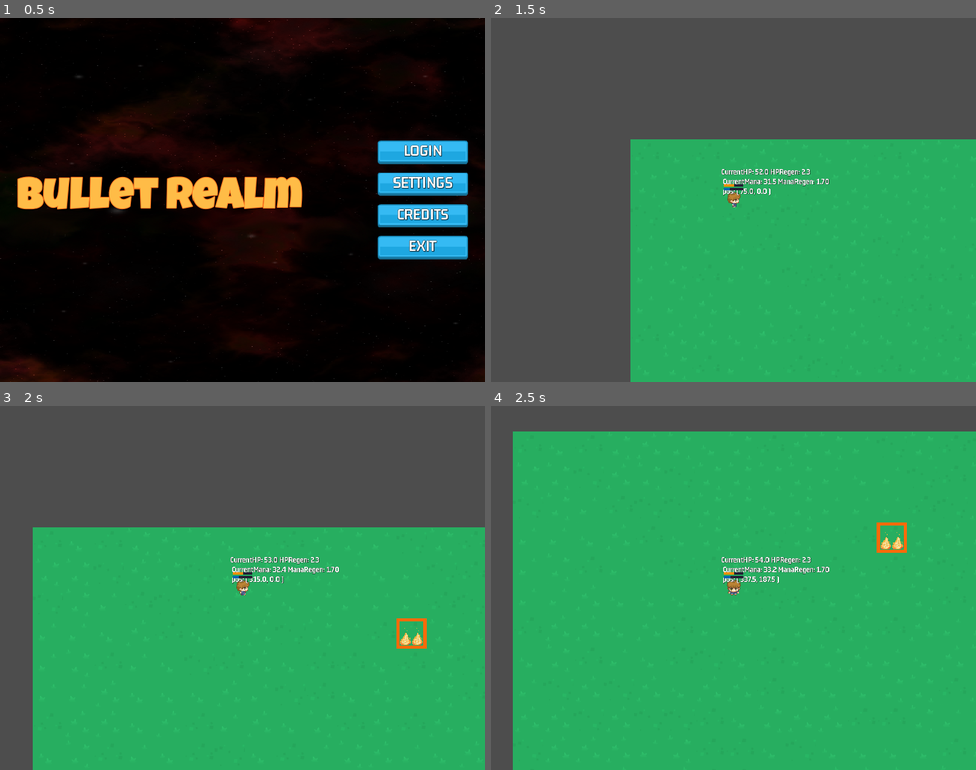
Above: before the commit, frames 1-4 (two rows, left to right).
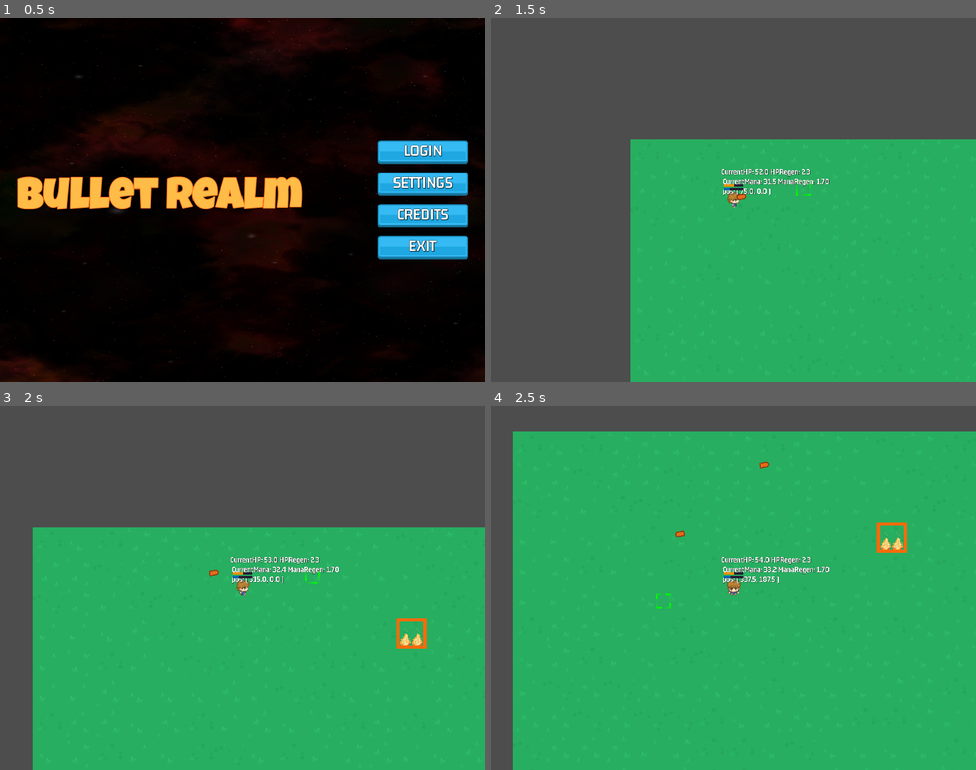
Above: after the commit, the same moments.

Repository: HelloImKevo/GodotGames
Game: Godot game, scene res://main_login/main_login.tscn
Two runs of this game, one before a commit and one after it. Both use one fixed random seed, a clock stepped at 60 frames per second and the inputs below.
Inputs (mouse positions are in pixels of both pictures, inside the frame that each line leads up to):
- Up to frame 1 (0.5 s): no input
- Up to frame 2 (1.5 s): click "LOGIN" at 0.5 s; tap Enter at 1.25 s; move the mouse to (840, 181) at 1.27 s; hold D (move_right) from 1.28 s (still down); click (840, 181) at 1.42 s
- Up to frame 3 (2 s): keep holding D (move_right)
- Up to frame 4 (2.5 s): move the mouse to (636, 606) at 2.02 s; release D (move_right) at 2.03 s; hold S (move_down) from 2.03 s (still down); click (636, 606) at 2.17 s

Frame 1 is identical in both runs. In frame 2, less than 0.1% of the frame differs, in the area x 50-66%, y 44-50%; in frame 3, less than 0.1%; in frame 4, 0.1%, in the area x 34-85%, y 15-56%.

Commit message:
[Bullet] Add on-screen Cursor Reticle and Shoot Bullets when Mouse Left clicked

Diff:
--- /dev/null
+++ b/BulletRealm/attacks/bullet.gd
@@ -0,0 +1,59 @@
+class_name Bullet
+extends Area2D
+
+
+## This might be too costly for performance.
+const BOOM: PackedScene = preload("res://graphics/explosion.tscn")
+
+@onready var sprite = $Sprite
+
+## How long until this projectile fades away and is destroyed. Should generally
+## be less than 4 seconds.
+@onready var lifespan_timer: Timer = $LifespanTimer
+
+## Normalized Vector between -1.0 and 1.0
+var _dir_of_travel: Vector2 = Vector2.ZERO
+## The initial target this projectile is aimed at. The projectile
+## will continue traveling through the target position.
+var _target_position: Vector2 = Vector2.ZERO
+## How fast this projectile moves, in pixels per second.
+var _speed: float
+## How long this projectile stays alive, in seconds.
+var _lifespan: float
+
+var _fade_away: Tween
+
+
+func init(start_pos: Vector2, target: Vector2, speed: float, lifespan: float):
+	_target_position = target
+	_dir_of_travel = start_pos.direction_to(target)
+	_speed = speed
+	_lifespan = lifespan
+	global_position = start_pos
+
+
+func _ready():
+	look_at(_target_position)
+	lifespan_timer.wait_time = _lifespan
+	lifespan_timer.start()
+
+
+func _process(delta):
+	position += _dir_of_travel * _speed * delta
+
+
+func create_boom() -> void:
+	var boom = BOOM.instantiate()
+	boom.global_position = global_position
+	get_tree().root.add_child(boom)
+	queue_free()
+
+
+func _on_lifespan_timer_timeout():
+	_fade_away = TweenUtils.tween_fade_away(sprite, 0.3)
+	_fade_away.connect("finished", _on_fade_away_finished)
+
+
+func _on_fade_away_finished() -> void:
+	set_process(false)
+	queue_free()
--- /dev/null
+++ b/BulletRealm/attacks/bullet.tscn
@@ -0,0 +1,26 @@
+[gd_scene load_steps=4 format=3 uid="uid://bid6vpo6tone0"]
+
+[ext_resource type="Script" path="res://attacks/bullet.gd" id="1_i2j5d"]
+[ext_resource type="Texture2D" uid="uid://poydrl2du8ct" path="res://assets/images/bullet_red_outline.png" id="1_lebrc"]
+
+[sub_resource type="RectangleShape2D" id="RectangleShape2D_2mtg8"]
+size = Vector2(10, 19)
+
+[node name="Bullet" type="Area2D"]
+z_index = 1
+script = ExtResource("1_i2j5d")
+
+[node name="Sprite" type="Sprite2D" parent="."]
+rotation = 1.5708
+scale = Vector2(0.6, 0.6)
+texture = ExtResource("1_lebrc")
+
+[node name="CollisionShape" type="CollisionShape2D" parent="."]
+position = Vector2(-0.5, -2.18557e-08)
+rotation = 1.5708
+shape = SubResource("RectangleShape2D_2mtg8")
+
+[node name="LifespanTimer" type="Timer" parent="."]
+one_shot = true
+
+[connection signal="timeout" from="LifespanTimer" to="." method="_on_lifespan_timer_timeout"]
--- a/BulletRealm/core/attributes.gd
+++ b/BulletRealm/core/attributes.gd
@@ -25,6 +25,16 @@
 const HP_REGEN: String = "HPRegen"
 const MANA_REGEN: String = "ManaRegen"
 
+# -- Utility Stats
+
+## Run speed as a percentage. 1.0 = 100%, and 2.0 = 200% run speed.
+const RUN_SPEED_MULTIPLIER: String = "RunSpeedMultiplier"
+const CURSOR_RANGE: String = "CursorRange"
+## Minimum time between standard attacks. 0.25 is a very fast attack speed!
+const ATTACK_DELAY: String = "AttackDelay"
+## How fast standard projectiles travel.
+const PROJECTILE_SPEED: String = "ProjectileSpeed"
+
 var _stats: Dictionary = {
 	# Integers
 	LEVEL: 0,
@@ -42,10 +52,14 @@
 	MAX_HP: 0.0,
 	CURRENT_MANA: 0.0,
 	MAX_MANA: 0.0,
-	"RunSpeed": 0.0,
 	HP_REGEN: 0.0,
 	MANA_REGEN: 0.0,
-	"CursorRange": 0.0
+
+	# Utility Stats
+	RUN_SPEED_MULTIPLIER: 2.0,
+	CURSOR_RANGE: 150.0,
+	ATTACK_DELAY: 0.25,
+	PROJECTILE_SPEED: 400.0
 }
 
 
@@ -88,6 +102,18 @@
 	return stat(CURRENT_MANA)
 
 
+func cursor_range() -> float:
+	return stat(CURSOR_RANGE)
+
+
+func attack_delay() -> float:
+	return stat(ATTACK_DELAY)
+
+
+func projectile_speed() -> float:
+	return stat(PROJECTILE_SPEED)
+
+
 ## Gets the current value for the specified stat [key].
 func stat(key: String) -> Variant:
 	return _stats[key]
--- /dev/null
+++ b/BulletRealm/gui/player_cursor.tscn
@@ -0,0 +1,43 @@
+[gd_scene load_steps=7 format=3 uid="uid://dh8wjud3ox4e7"]
+
+[ext_resource type="Texture2D" uid="uid://mhkue7f6tg30" path="res://assets/spritesheets/gui/cursor_target_square.png" id="1_wxvjr"]
+
+[sub_resource type="AtlasTexture" id="AtlasTexture_vbgih"]
+atlas = ExtResource("1_wxvjr")
+region = Rect2(0, 0, 32, 32)
+
+[sub_resource type="AtlasTexture" id="AtlasTexture_icb21"]
+atlas = ExtResource("1_wxvjr")
+region = Rect2(32, 0, 32, 32)
+
+[sub_resource type="AtlasTexture" id="AtlasTexture_5wx7o"]
+atlas = ExtResource("1_wxvjr")
+region = Rect2(64, 0, 32, 32)
+
+[sub_resource type="AtlasTexture" id="AtlasTexture_58vou"]
+atlas = ExtResource("1_wxvjr")
+region = Rect2(96, 0, 32, 32)
+
+[sub_resource type="SpriteFrames" id="SpriteFrames_rhnd1"]
+animations = [{
+"frames": [{
+"duration": 1.0,
+"texture": SubResource("AtlasTexture_vbgih")
+}, {
+"duration": 1.0,
+"texture": SubResource("AtlasTexture_icb21")
+}, {
+"duration": 1.0,
+"texture": SubResource("AtlasTexture_5wx7o")
+}, {
+"duration": 1.0,
+"texture": SubResource("AtlasTexture_58vou")
+}],
+"loop": true,
+"name": &"default",
+"speed": 5.0
+}]
+
+[node name="PlayerCursor" type="AnimatedSprite2D"]
+sprite_frames = SubResource("SpriteFrames_rhnd1")
+autoplay = "default"
--- a/BulletRealm/hazards/hazard.tscn
+++ b/BulletRealm/hazards/hazard.tscn
@@ -34,14 +34,14 @@
 }]
 
 [sub_resource type="CircleShape2D" id="CircleShape2D_nmur3"]
-radius = 9.0
+radius = 11.0
 
 [node name="Hazard" type="Area2D" groups=["hazard"]]
 collision_layer = 16
 script = ExtResource("1_hnev1")
 
 [node name="AnimatedSprite" type="AnimatedSprite2D" parent="."]
-position = Vector2(4, -2)
+position = Vector2(4, -1)
 scale = Vector2(1.5, 1.5)
 sprite_frames = SubResource("SpriteFrames_imbwo")
 animation = &"idle"
--- a/BulletRealm/player/player.gd
+++ b/BulletRealm/player/player.gd
@@ -3,6 +3,8 @@
 ## Player : Character controlled by the user.
 
 
+const BULLET: PackedScene = preload("res://attacks/bullet.tscn")
+
 const MOTION_SPEED: float = 450.0
 const BOMB_RATE = 0.5
 
@@ -14,12 +16,16 @@
 @onready var status_effects: StatusEffects = $StatusEffects
 
 @onready var animation = $Animation
+
+@onready var cursor = $Cursor
 @onready var health_bar = $HealthBar
 @onready var mana_bar = $ManaBar
+
 @onready var inputs = $Inputs
 var last_bomb_time = BOMB_RATE
 var current_anim = ""
 
+var _time_since_last_attack: float = 0.0
 var _last_input_velocity: Vector2 = Vector2.ZERO
 
 
@@ -41,10 +47,17 @@
 
 
 func _process(delta):
+	_update_delta_tracking(delta)
+	_move_cursor_to_mouse()
+	_handle_local_input()
 	_update_debug_label()
 	_apply_damage_over_time_effects(delta)
 	_apply_regen(delta)
 	_update_resource_bars()
+
+
+func _update_delta_tracking(delta) -> void:
+	_time_since_last_attack += delta
 
 
 func _apply_damage_over_time_effects(delta) -> void:
@@ -132,6 +145,36 @@
 	animation.play("stunned")
 
 
+# Note: This is currently not synchronized for multiplayer.
+func _handle_local_input() -> void:
+	if Input.is_mouse_button_pressed(MOUSE_BUTTON_LEFT):
+		if _time_since_last_attack >= attrs.attack_delay():
+			_shoot_bullet()
+
+
+func _move_cursor_to_mouse() -> void:
+	var my_pos: Vector2 = global_position
+	var cursor_weight_range = VectorUtils.get_max_cursor_range_weight(self, attrs.cursor_range())
+
+	if cursor_weight_range >= 1.0:
+		cursor.global_position = get_global_mouse_position()
+	else:
+		cursor.global_position = my_pos.lerp(get_global_mouse_position(), cursor_weight_range)
+
+
+func _shoot_bullet() -> void:
+	_time_since_last_attack = 0.0
+	var bullet: Bullet = BULLET.instantiate()
+	# This calculates a point in "front" of the player, which is a normalized vector
+	# from global coordinates (0, 0).
+	var start_pos = global_position.direction_to(cursor.global_position).normalized() * 25.0
+	# Move the vector to a point relative to the player's location.
+	start_pos += self.global_position
+	bullet.init(start_pos, cursor.global_position, 300.0, 1.2)
+	# Consider playing a quick sound effect.
+	get_node("Projectiles").add_child(bullet)
+
+
 func _on_hitbox_area_entered(area):
 	AreaUtils.add_status_effect_if_necessary(area, status_effects)
 
--- a/BulletRealm/player/player.tscn
+++ b/BulletRealm/player/player.tscn
@@ -1,7 +1,8 @@
-[gd_scene load_steps=17 format=3 uid="uid://d1a6tjiyjwtbe"]
+[gd_scene load_steps=18 format=3 uid="uid://d1a6tjiyjwtbe"]
 
 [ext_resource type="Script" path="res://player/player.gd" id="1_hfdu0"]
 [ext_resource type="Texture2D" uid="uid://b4umbmf60lmaf" path="res://assets/spritesheets/charwalk.png" id="2_uu735"]
+[ext_resource type="PackedScene" uid="uid://dh8wjud3ox4e7" path="res://gui/player_cursor.tscn" id="3_8bq64"]
 [ext_resource type="Script" path="res://player/player_controls.gd" id="3_lpflv"]
 [ext_resource type="LabelSettings" uid="uid://brur7ffhebkw5" path="res://assets/fonts/GM_34_White.tres" id="3_okag8"]
 [ext_resource type="PackedScene" uid="uid://mfmsre4vrt1g" path="res://core/attributes.tscn" id="4_77i1n"]
@@ -11,7 +12,7 @@
 [sub_resource type="RectangleShape2D" id="RectangleShape2D_6lf2o"]
 
 [sub_resource type="CircleShape2D" id="CircleShape2D_87c88"]
-radius = 15.0
+radius = 13.0
 
 [sub_resource type="Animation" id="Animation_if6r3"]
 length = 0.001
@@ -135,6 +136,8 @@
 hframes = 4
 vframes = 4
 
+[node name="Cursor" parent="." instance=ExtResource("3_8bq64")]
+
 [node name="PhysicsCollision" type="CollisionShape2D" parent="."]
 shape = SubResource("RectangleShape2D_6lf2o")
 
@@ -142,7 +145,9 @@
 collision_mask = 16
 
 [node name="CollisionCircle" type="CollisionShape2D" parent="Hitbox"]
+position = Vector2(0, 2)
 shape = SubResource("CircleShape2D_87c88")
+debug_color = Color(0.847059, 0.364706, 0.223529, 0.419608)
 
 [node name="Camera2D" type="Camera2D" parent="."]
 limit_smoothed = true
@@ -151,6 +156,9 @@
 libraries = {
 "": SubResource("AnimationLibrary_i240e")
 }
+
+[node name="AttackSound" type="AudioStreamPlayer" parent="."]
+bus = &"Sound"
 
 [node name="Label" type="Label" parent="."]
 offset_left = -26.0
@@ -182,6 +190,8 @@
 
 [node name="MultiplayerSynchronizer" type="MultiplayerSynchronizer" parent="."]
 
+[node name="Projectiles" type="Node" parent="."]
+
 [node name="Inputs" type="Node" parent="."]
 script = ExtResource("3_lpflv")
 
--- /dev/null
+++ b/BulletRealm/utils/tween_utils.gd
@@ -0,0 +1,15 @@
+class_name TweenUtils
+
+
+static func tween_fade_away(node: Node2D, duration: float) -> Tween:
+	var tween: Tween = node.get_tree().create_tween()
+	tween.tween_property(node, "self_modulate", Color.TRANSPARENT, duration)
+	return tween
+
+
+static func tween_rotate_back_and_forth(node: Node2D, tween: Tween, angle: float) -> void:
+	tween.set_loops()
+	tween.tween_property(node, "rotation", deg_to_rad(node.rotation_degrees - angle), 0.3)
+	tween.tween_property(node, "rotation", deg_to_rad(node.rotation_degrees), 0.3)
+	tween.tween_property(node, "rotation", deg_to_rad(node.rotation_degrees + angle), 0.3)
+	tween.tween_property(node, "rotation", deg_to_rad(node.rotation_degrees), 0.3)
--- /dev/null
+++ b/BulletRealm/utils/vector_utils.gd
@@ -0,0 +1,12 @@
+class_name VectorUtils
+
+
+## For use with linear interpolation (lerp) between two Vector2s.
+static func get_max_cursor_range_weight(player: Node2D, max_range_px: float) -> float:
+	var distance_to_mouse: float = player.global_position.distance_to(
+			player.get_global_mouse_position())
+
+	if distance_to_mouse > max_range_px:
+		return max_range_px / distance_to_mouse
+	# 100% of the distance between the player and the mouse position.
+	return 1.0
Binary file added: BulletRealm/assets/images/bullet_red_outline.png
Not shown, added: BulletRealm/assets/images/bullet_red_outline.png.import
Binary file added: BulletRealm/assets/spritesheets/gui/cursor_target_square.png
Not shown, added: BulletRealm/assets/spritesheets/gui/cursor_target_square.png.import
